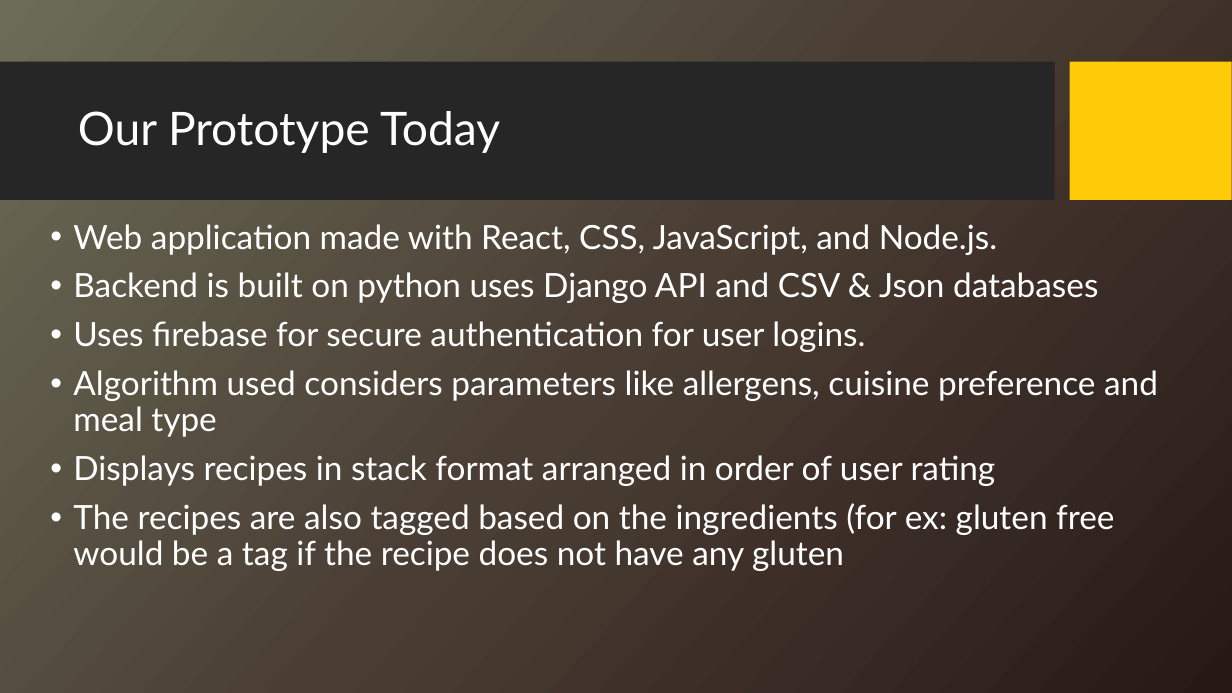
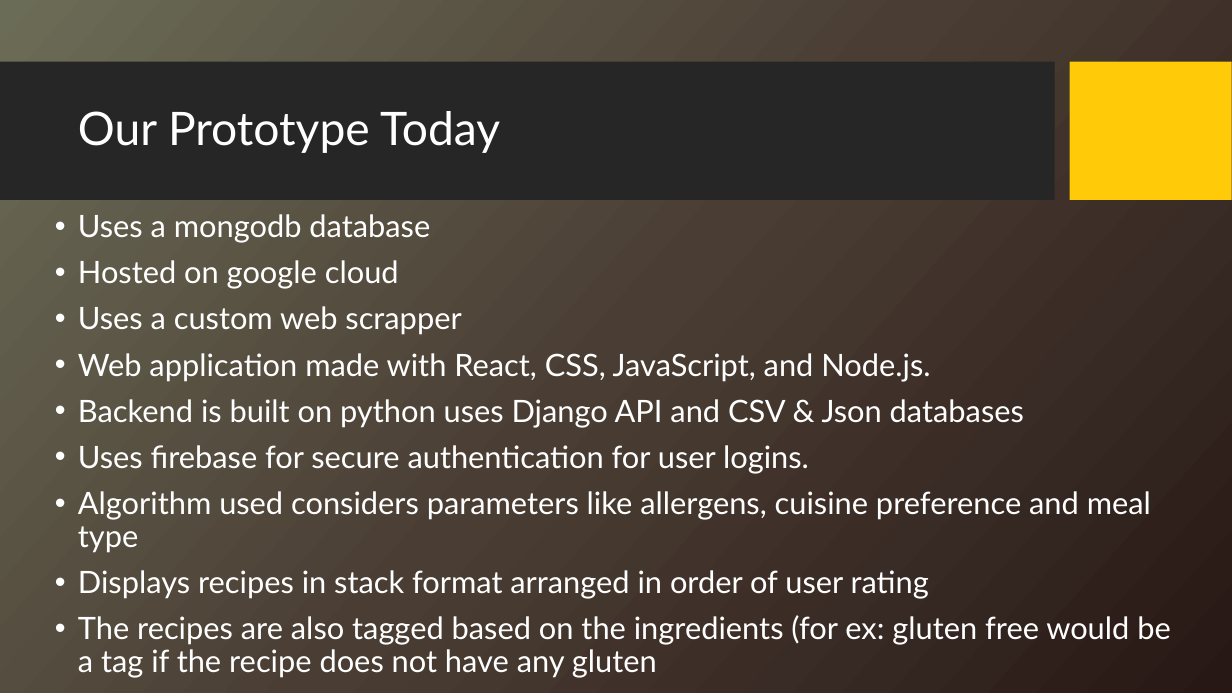
Before and after one commit to etaoin-shrdlu/HackHarvard22, a slide deck: slide 4 of Presentation.pptx (slide 5 before the commit). Drawn at 1232x693 pixels with LibreOffice and Linux fonts; fonts in the diff are those of the drawing; background and template pictures are left out. Boxes give left, top, right and bottom in pixels: in the first picture for what was removed or moved away, otherwise in the second. Text is boxed around its words. In the diff, an @@ line names an element or a change of style, - is before the commit and + after.

```diff
--- a/Presentation.pptx
+++ b/Presentation.pptx
@@ text "Uses a mongodb database": place and size @@
-text "Uses a mongodb database" at (73, 224, 1158, 571)
+text "Uses a mongodb database" at (78, 214, 1171, 678)
@@ text at (78, 214, 461, 335): paragraphs added @@
+• Uses a mongodb database
+• Hosted on google cloud
+• Uses a custom web scrapper
@@ text at (78, 353, 1171, 678): size 26 to 24 pt in "Web application made with React, CSS, JavaScript, ...", "Backend is built on python uses Django ...", "Uses firebase for secure authentication for user ...", "Algorithm used considers parameters like allergens, cuisine ..." and 2 more places @@
```
Also in this commit, not shown: 1 other slide changed, 3 slides added, 1 slide removed, 2 other files.
